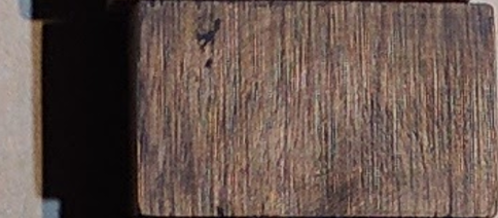
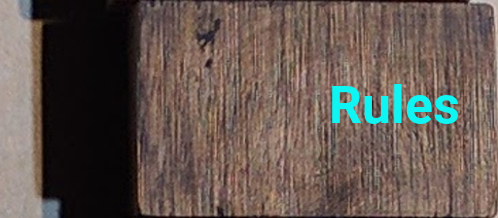
Layers edited between the first and the second w=498, h=218 image:
added layer "Rules" above "IMG_20170330_195846.jpg" over 332, 84, 458, 124
